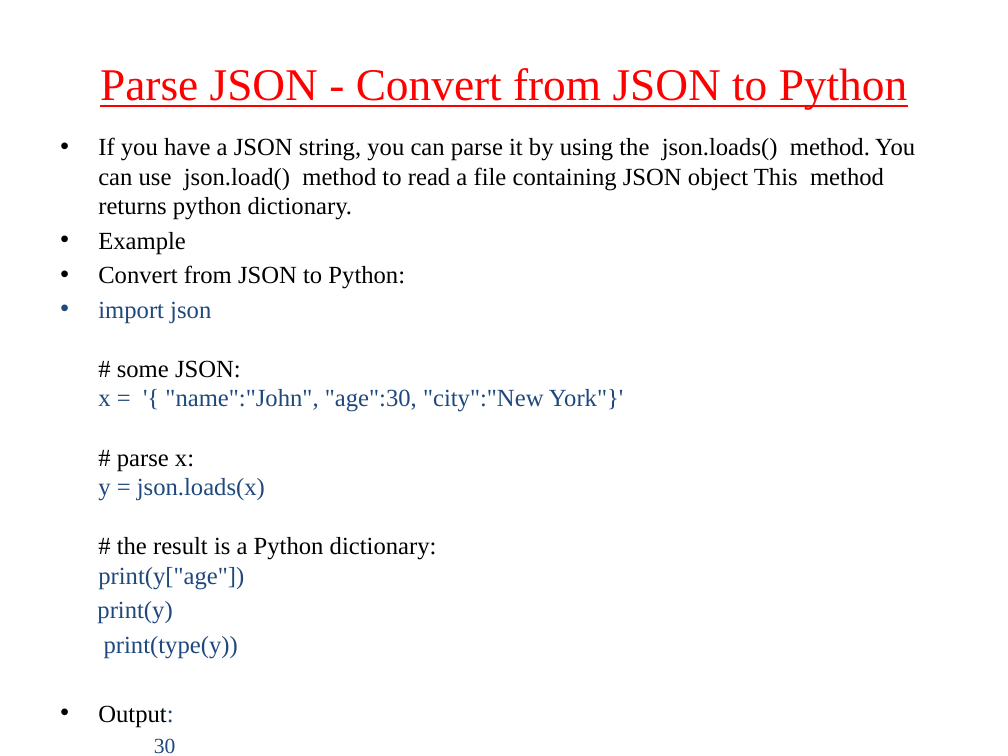
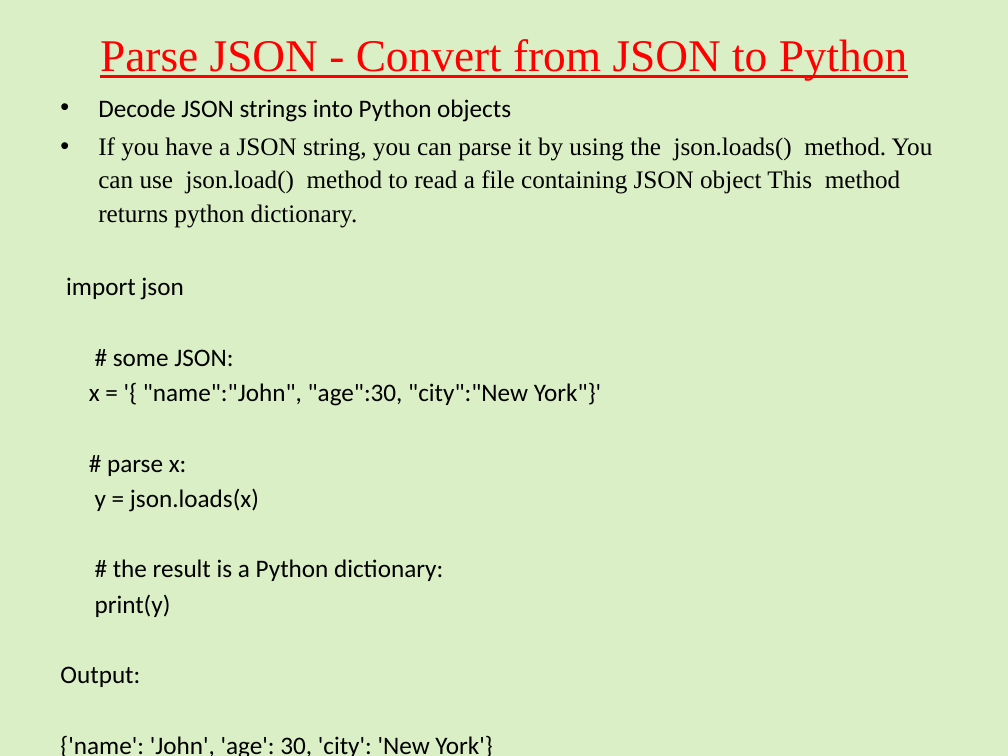
Before and after one commit to jaseela65/python_newPrgm, a slide deck: slide 8 of JSON in Python.pptx (slide 2 before the commit). Drawn at 1008x756 pixels with LibreOffice and Linux fonts; fonts in the diff are those of the drawing. Boxes give left, top, right and bottom in pixels: in the first picture for what was removed or moved away, otherwise in the second. Text is boxed around its words. In the diff, an @@ line names an element or a change of style, - is before the commit and + after.

```diff
--- a/JSON in Python.pptx
+++ b/JSON in Python.pptx
@@ background #FFFFFF to #92D050 at 32% opacity @@
@@ title "Parse JSON - Convert from ...": place and size @@
-title "Parse JSON - Convert from ..." at box(100, 68, 908, 109)
+title "Parse JSON - Convert from ..." at box(100, 39, 908, 80)
@@ text at box(60, 99, 933, 756): paragraph removed @@
-  <class 'dict'>
@@ text "Decode JSON strings into Python ...": place and size @@
-text "Decode JSON strings into Python ..." at box(97, 137, 915, 754)
+text "Decode JSON strings into Python ..." at box(60, 99, 933, 756)
@@ text at box(98, 99, 511, 122): paragraph added @@
+• Decode JSON strings into Python objects
@@ text at box(60, 137, 933, 756): size 17.6 to 18 pt in "If you have a JSON string, you ...", "print(y)", "Output:"; font Times New Roman to Calibri, text colour #1F497D to #000000 in "print(y)", "Output:"; size 15.4 to 18 pt in "{'name': 'John', 'age': 30, 'city': 'New York'}"; line spacing 1 to 1.1; bullet • to none; list level 2 to 1 in "{'name': 'John', 'age': 30, 'city': ..." @@
@@ text at box(66, 277, 601, 581): text changed; size 17.6 to 18 pt; font Times New Roman to Calibri; text colour #1F497D to #000000 @@
-• Example
-• Convert from JSON to Python:
-• import json
-  # some JSON:
-  x = '{ "name":"John", "age":30, "city":"New York"}'
-  # parse x:
-  y = json.loads(x)
-  # the result is a Python dictionary:
-  print(y["age"])
+import json
+# some JSON:
+x = '{ "name":"John", "age":30, "city":"New York"}'
+# parse x:
+y = json.loads(x)
+# the result is a Python dictionary:
@@ text at box(104, 636, 238, 658): paragraph removed @@
-print(type(y))
@@ text at box(154, 738, 176, 754): paragraph removed @@
-  30
```
Also in this commit, not shown: 7 other slides changed, 7 slides added, 2 slides removed.
